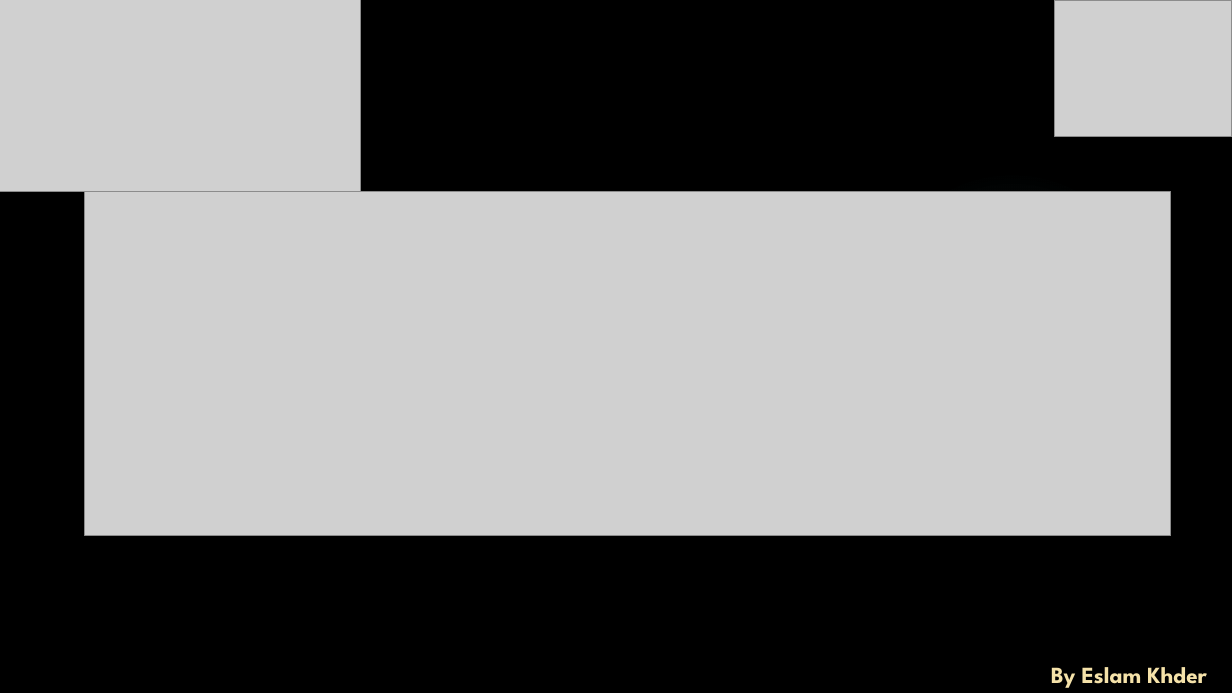
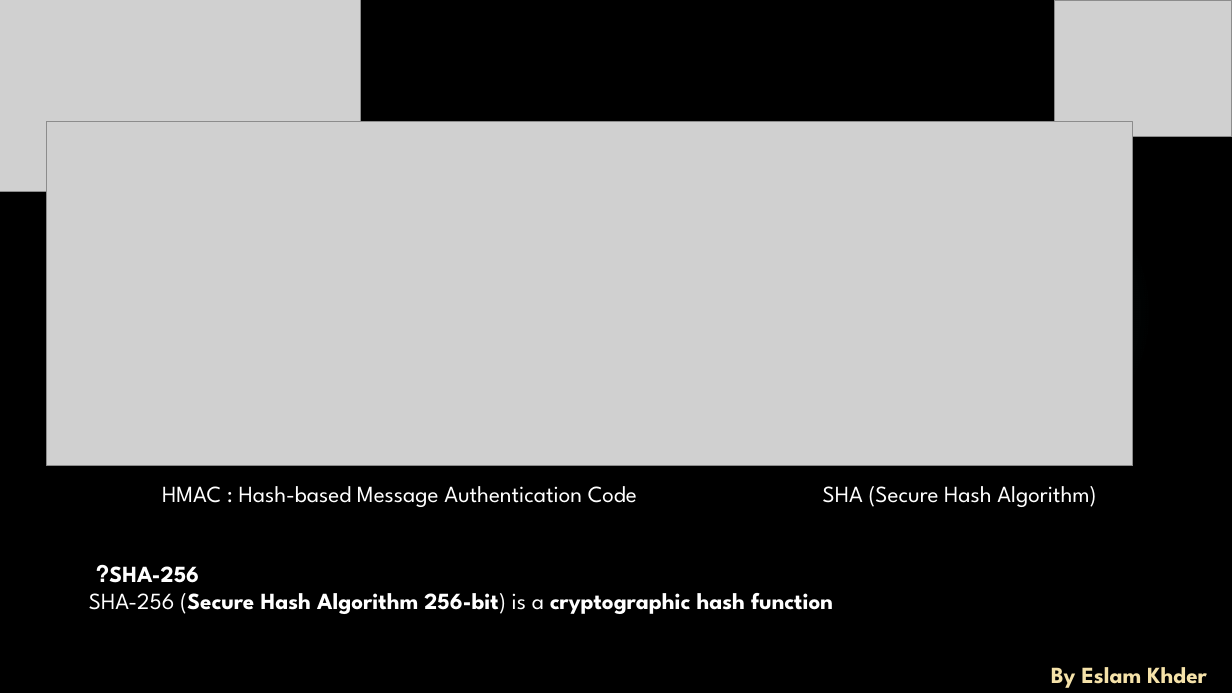
Before and after one commit to EslamKhder/spring-framework, a slide deck: slide 8 of lec14/lec14.pptx. Drawn at 1232x693 pixels with LibreOffice and Linux fonts; fonts in the diff are those of the drawing; grey boxes stand for pictures; background and template pictures are left out. Boxes give left, top, right and bottom in pixels: in the first picture for what was removed or moved away, otherwise in the second. Text is boxed around its words. In the diff, an @@ line names an element or a change of style, - is before the commit and + after.

```diff
--- a/lec14/lec14.pptx
+++ b/lec14/lec14.pptx
@@ picture: place and size @@
-picture at bbox=[85, 191, 1172, 536]
+picture at bbox=[47, 121, 1134, 466]
@@ text added at bbox=[162, 486, 637, 507], 18 pt, text #FFFFFF @@
+HMAC : Hash-based Message Authentication Code
@@ text added at bbox=[823, 486, 1096, 507], 18 pt, text #FFFFFF @@
+SHA (Secure Hash Algorithm)
@@ text added at bbox=[89, 566, 833, 614], 18 pt, text #FFFFFF, bold @@
+  SHA-256?
+  SHA-256 (Secure Hash Algorithm 256-bit) is a cryptographic hash function
```
Also in this commit, not shown: 40 other files.
